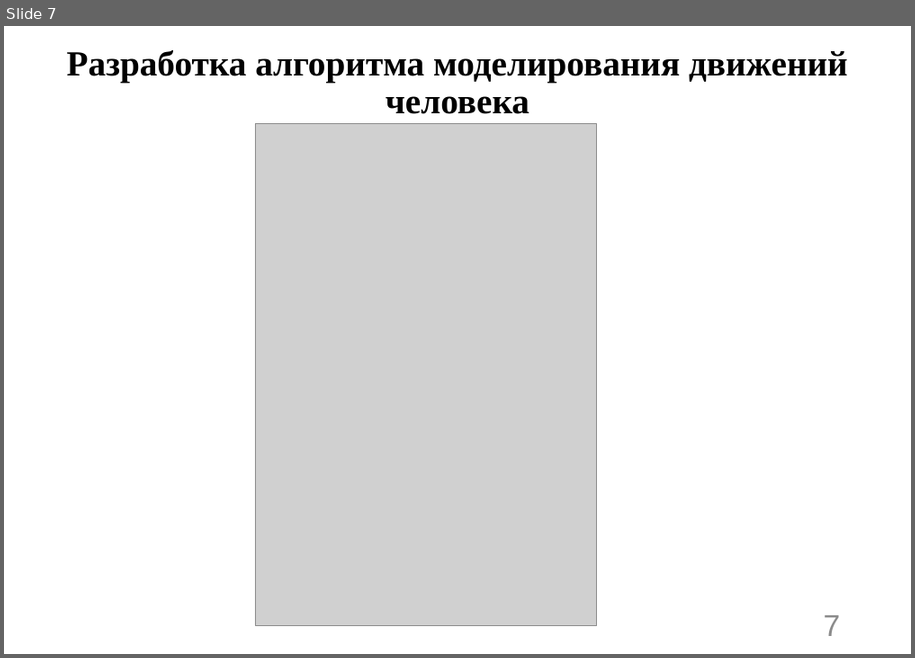
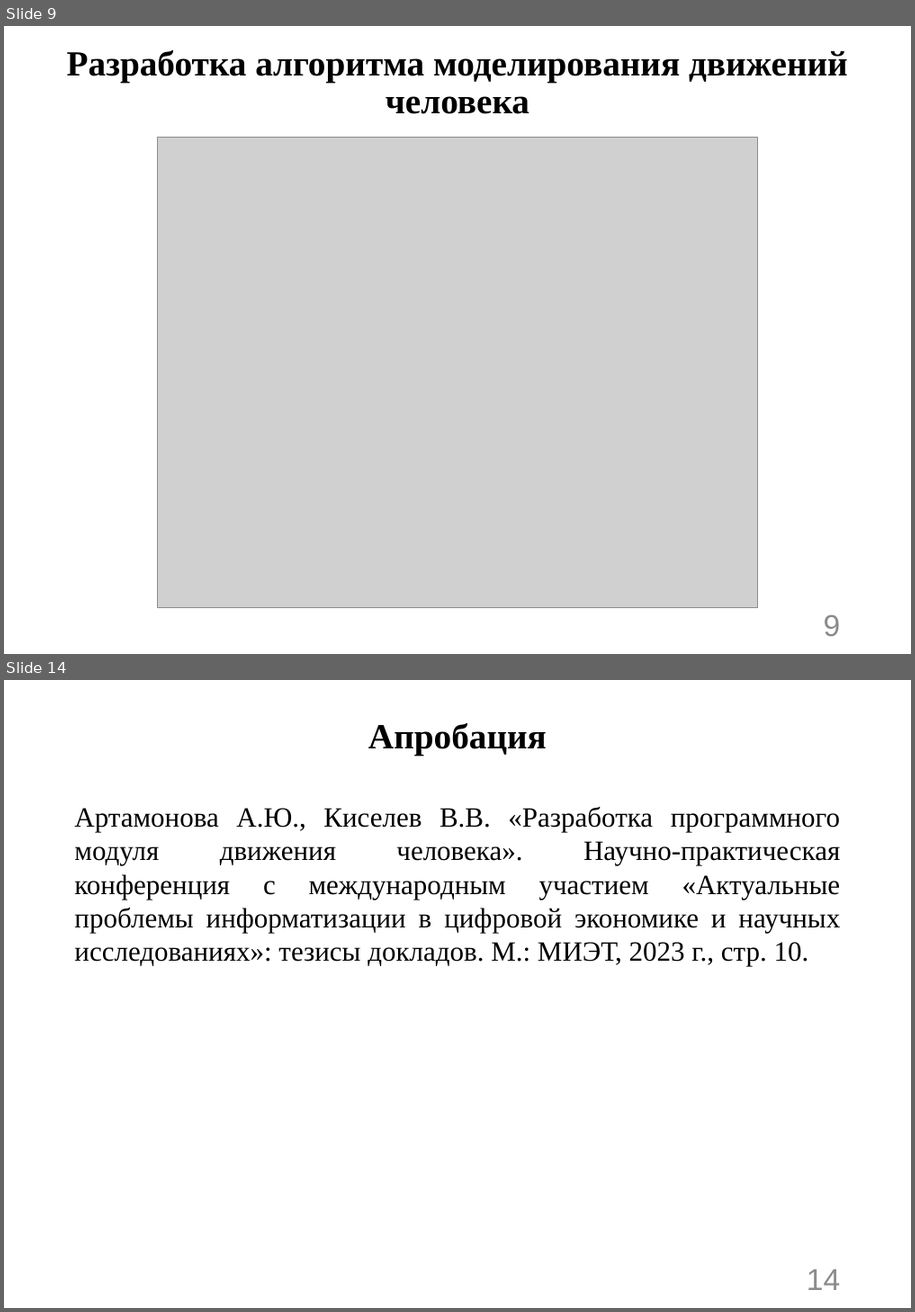
Before and after one commit to n7arti/MIET.Magistratura, a slide deck: Диссертация/Смотр 2 курс 2 семестр/Артамонова_презентация.pptx. Shown one above the other, each under a label of ours: slide 7 before the commit, slides 9 and 14 after it; the slides between them are not shown. The pictures are 915x658 and 915x1312 pixels, drawn with LibreOffice and Linux fonts; fonts in the diff are those of the drawing; grey boxes stand for pictures. Boxes give left, top, right and bottom in pixels: in the first picture for what was removed or moved away, otherwise in the second. Text is boxed around its words. In the diff, an @@ line names an element or a change of style, - is before the commit and + after.

```diff
--- a/Диссертация/Смотр 2 курс 2 семестр/Артамонова_презентация.pptx
+++ b/Диссертация/Смотр 2 курс 2 семестр/Артамонова_презентация.pptx
@@ slide 14 added at (x1=4, y1=680, x2=911, y2=1308), background #FFFFFF @@
@@ title added at (x1=368, y1=723, x2=547, y2=756), 30.3 pt, text #000000, bold @@
+Апробация
@@ text added at (x1=74, y1=807, x2=841, y2=966), 24 pt, text #000000 @@
+Артамонова А.Ю., Киселев В.В. «Разработка программного модуля движения человека». Научно-практическая конференция с международным участием «Актуальные проблемы информатизации в цифровой экономике и научных исследованиях»: тезисы докладов. М.: МИЭТ, 2023 г., стр. 10.
@@ page number added at (x1=807, y1=1270, x2=840, y2=1290), 26 pt, text #8C8C8C @@
+14
@@ what was slide 7 is now slide 9 @@
@@ slide 9 changed as well @@
@@ picture resized from (x1=255, y1=124, x2=597, y2=625) to (x1=157, y1=137, x2=758, y2=608) @@
@@ page number at (x1=824, y1=615, x2=841, y2=636): text changed @@
-7
+9
```
Also in this commit, not shown: 6 other slides changed, 7 other slides added, 7 other files.
